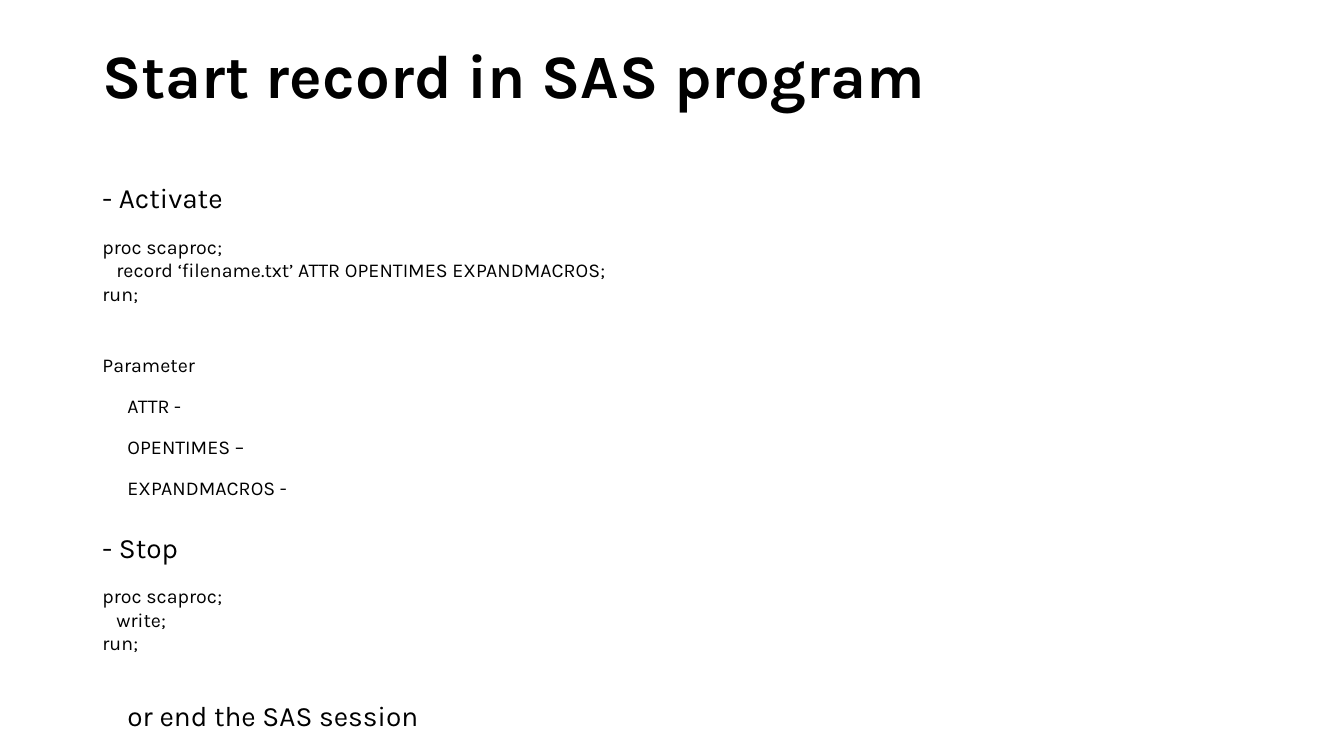
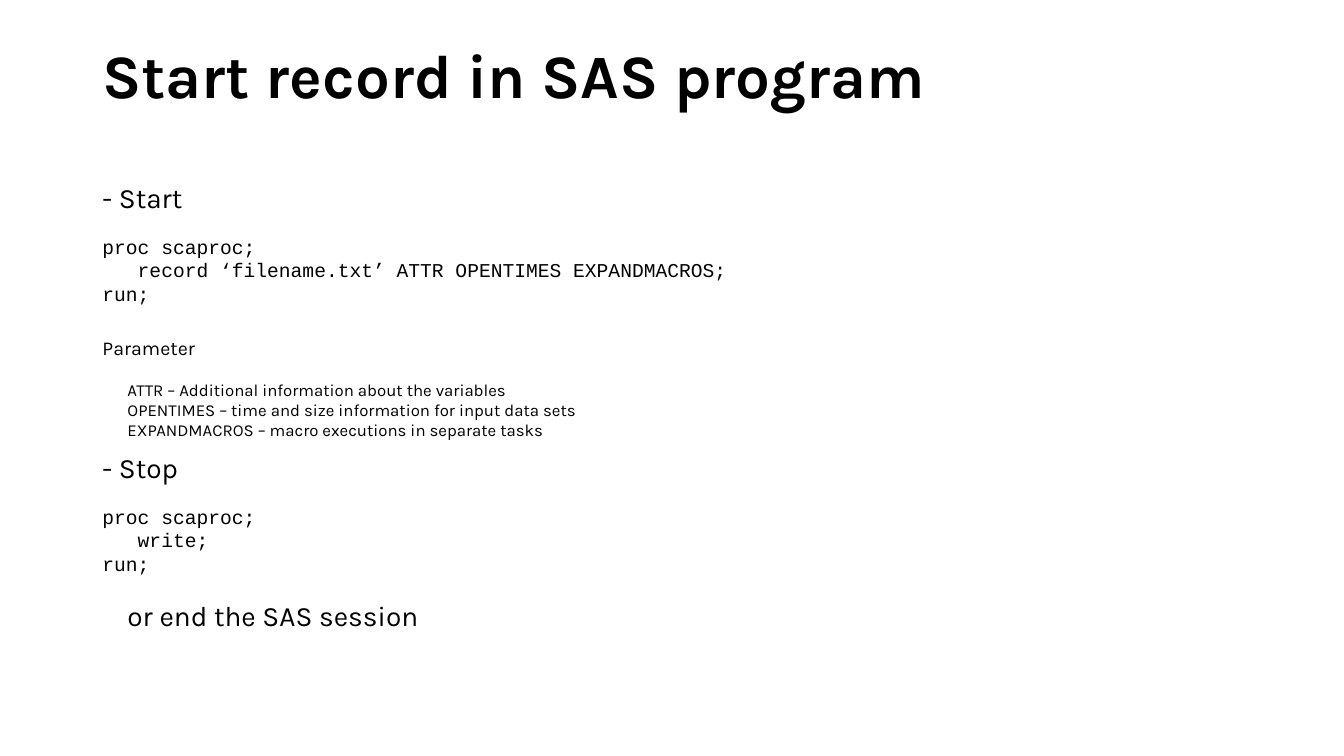
Before and after one commit to FSchwertfeger/Scaproc, a slide deck: slide 5 of proc scaproc.ppt (slide 6 before the commit). Drawn at 1344x756 pixels with LibreOffice and Linux fonts; fonts in the diff are those of the drawing. Boxes give left, top, right and bottom in pixels: in the first picture for what was removed or moved away, otherwise in the second. Text is boxed around its words. In the diff, an @@ line names an element or a change of style, - is before the commit and + after.

```diff
--- a/proc scaproc.ppt
+++ b/proc scaproc.ppt
@@ text at (x1=119, y1=190, x2=183, y2=209): text changed @@
-- Activate
+- Start
@@ text at (x1=102, y1=243, x2=726, y2=627): font Karla to Courier New in "proc scaproc;", "record ‘filename.txt’ ATTR OPENTIMES EXPANDMACROS;", "run;", "proc scaproc;" and 2 more places; line spacing 0.9 to 1; less space between paragraphs @@
@@ text at (x1=127, y1=384, x2=576, y2=440): text changed; size 14 to 12 pt @@
-ATTR -
-OPENTIMES –
-EXPANDMACROS -
+ATTR – Additional information about the variables
+OPENTIMES – time and size information for input data sets
+EXPANDMACROS – macro executions in separate tasks
```
Also in this commit, not shown: 3 other slides changed, 4 slides added, 2 slides removed, 1 other file.
